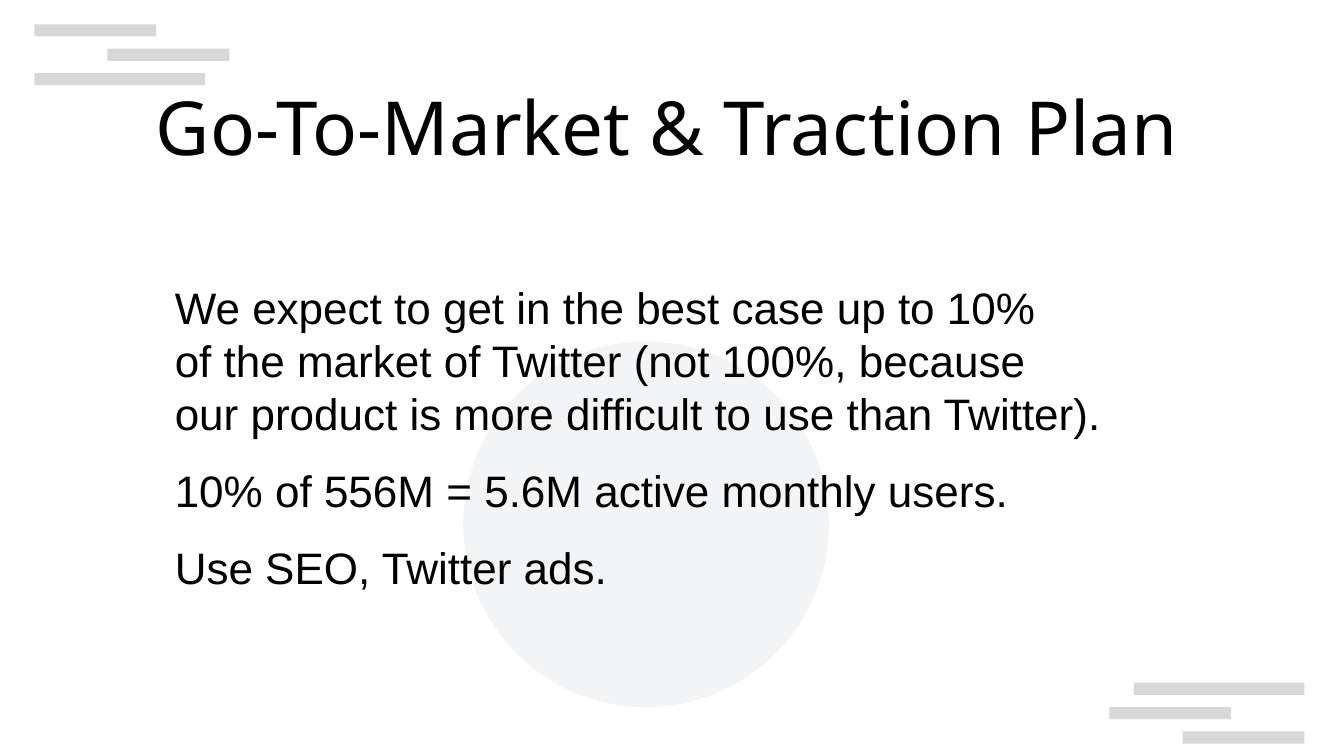
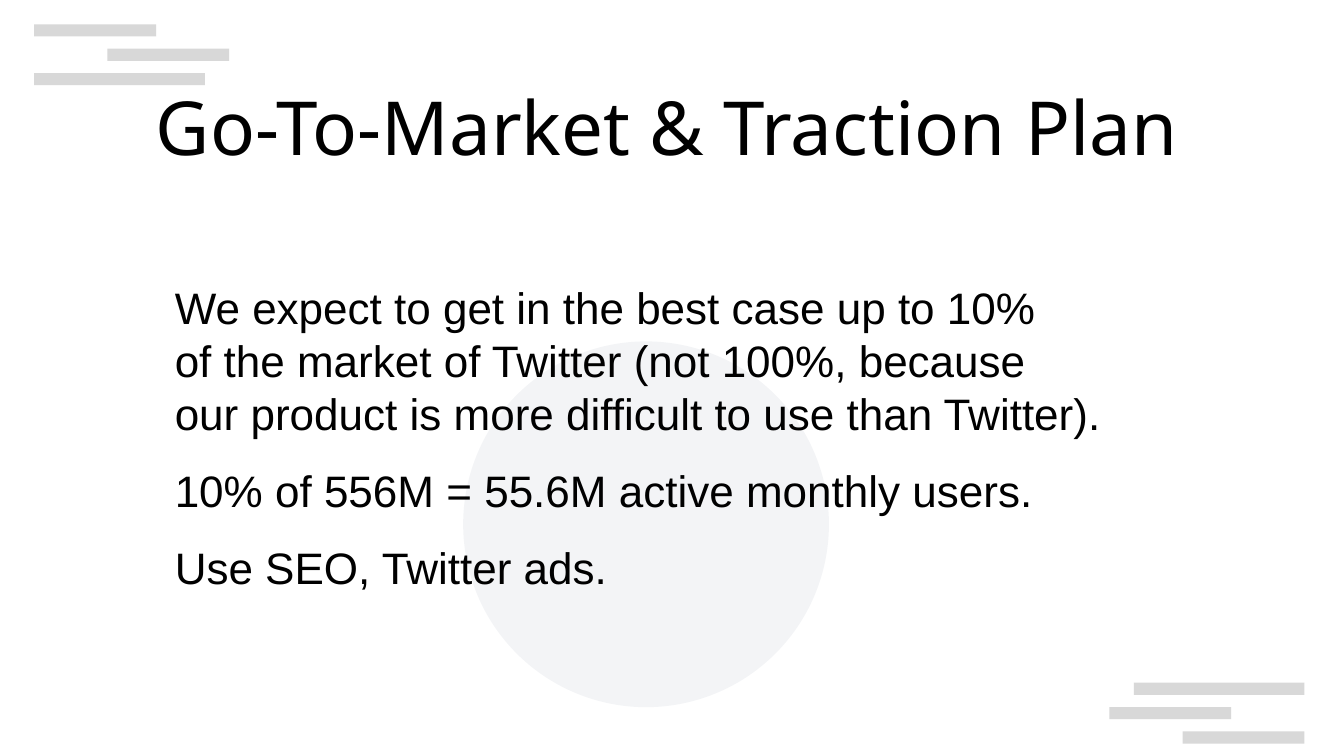
Before and after one commit to vporton/zondirectory2, a slide deck: slide 6 of docs/presentation.odp. Drawn at 1344x756 pixels with LibreOffice and Linux fonts; fonts in the diff are those of the drawing; background and template pictures are left out. Boxes give left, top, right and bottom in pixels: in the first picture for what was removed or moved away, otherwise in the second. Text is boxed around its words. In the diff, an @@ line names an element or a change of style, - is before the commit and + after.

```diff
--- a/docs/presentation.odp
+++ b/docs/presentation.odp
@@ text at <box>175,475,1032,516</box>: text changed @@
-10% of 556M = 5.6M active monthly users.
+10% of 556M = 55.6M active monthly users.
```
Also in this commit, not shown: 2 other files.
